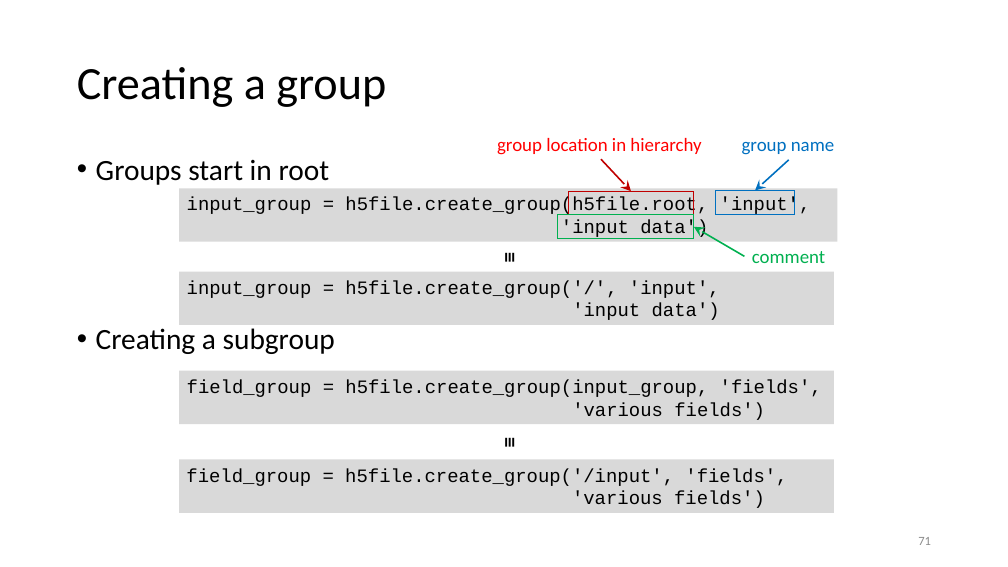
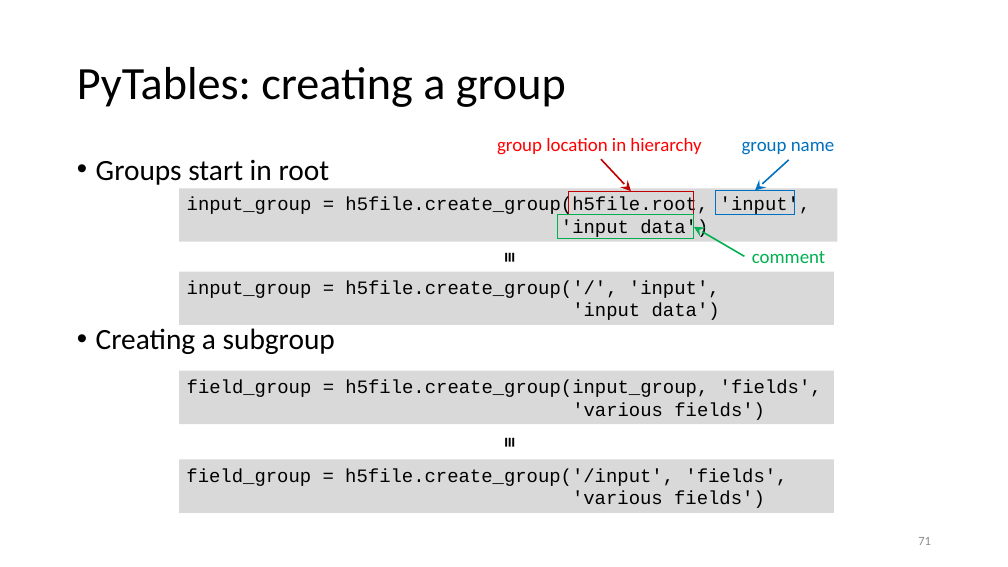
Before and after one commit to gjbex/Scientific-Python, a slide deck: slide 71 of scientific_python.pptx. Drawn at 1008x567 pixels with LibreOffice and Linux fonts; fonts in the diff are those of the drawing. Boxes give left, top, right and bottom in pixels: in the first picture for what was removed or moved away, otherwise in the second. Text is boxed around its words. In the diff, an @@ line names an element or a change of style, - is before the commit and + after.

```diff
--- a/scientific_python.pptx
+++ b/scientific_python.pptx
@@ title at bbox=[77, 67, 566, 107]: text changed @@
-Creating a group
+PyTables: creating a group
```
Also in this commit, not shown: 10 other slides changed, 6 slides added.
